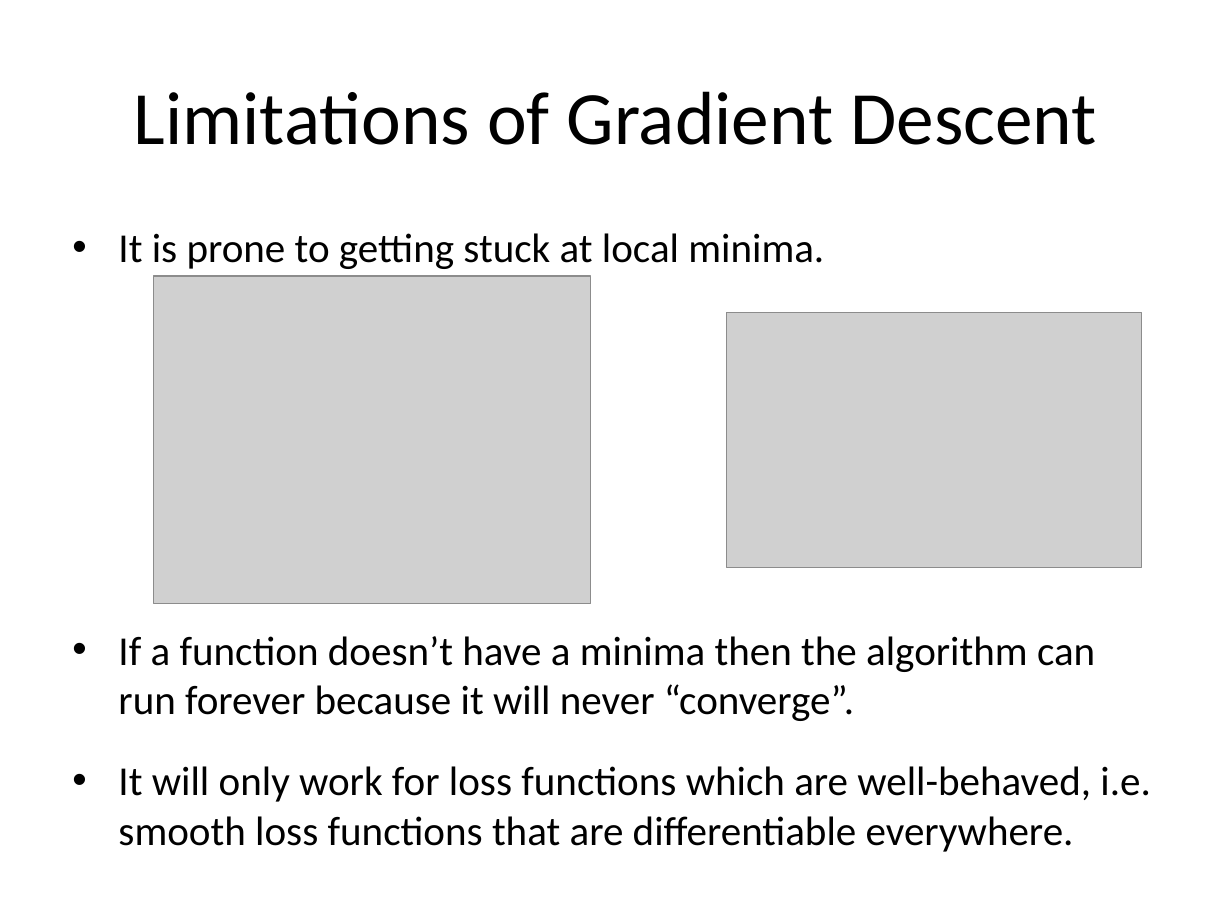
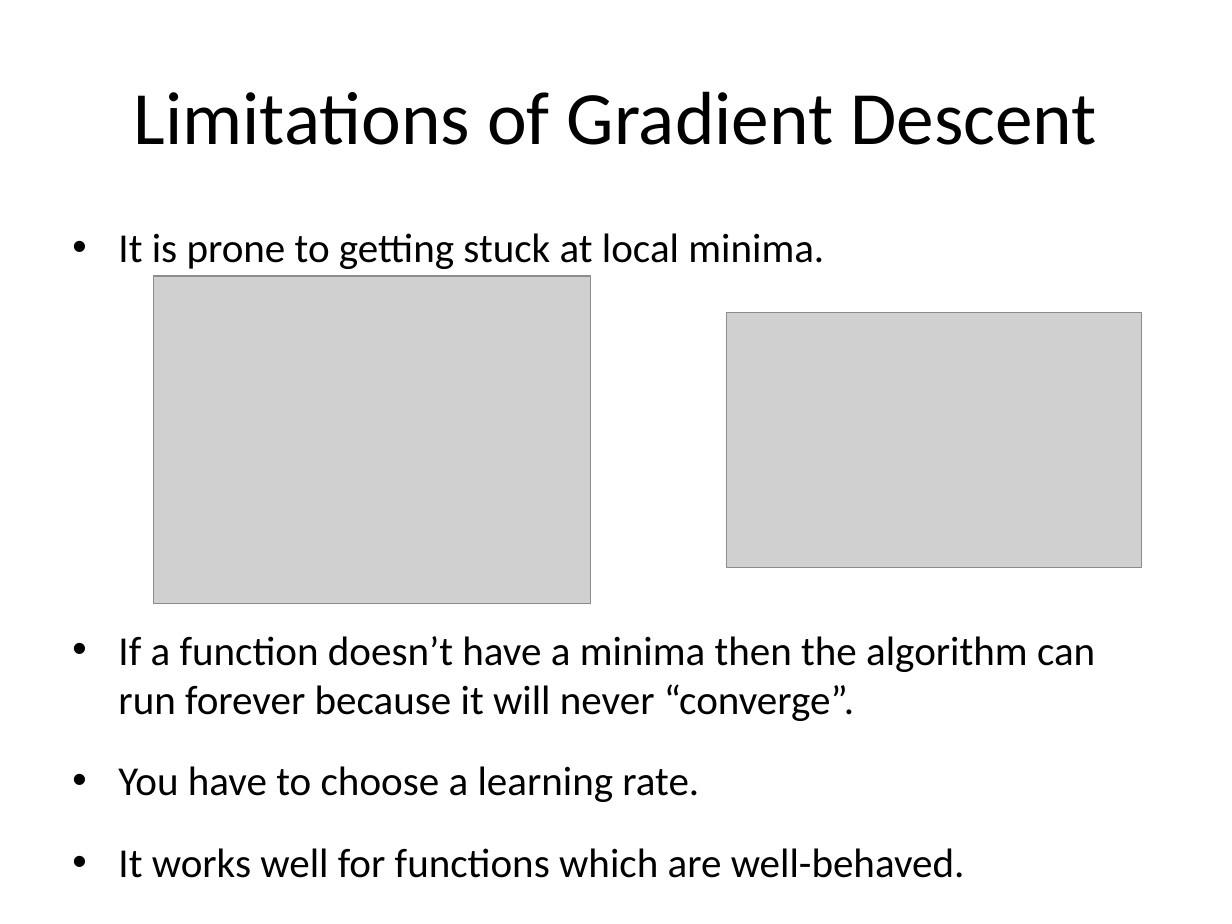
Before and after one commit to hikushalhere/KDDMeetupPresentation, a slide deck: slide 18 of LogisticRegression.pptx. Drawn at 1232x924 pixels with LibreOffice and Linux fonts; fonts in the diff are those of the drawing; grey boxes stand for pictures. Boxes give left, top, right and bottom in pixels: in the first picture for what was removed or moved away, otherwise in the second. Text is boxed around its words. In the diff, an @@ line names an element or a change of style, - is before the commit and + after.

```diff
--- a/LogisticRegression.pptx
+++ b/LogisticRegression.pptx
@@ text at <box>118,766,965,878</box>: text changed @@
-• It will only work for loss functions which are well-behaved, i.e. smooth loss functions that are differentiable everywhere.
+• You have to choose a learning rate.
+• It works well for functions which are well-behaved.
```
Also in this commit, not shown: 4 other slides changed.
